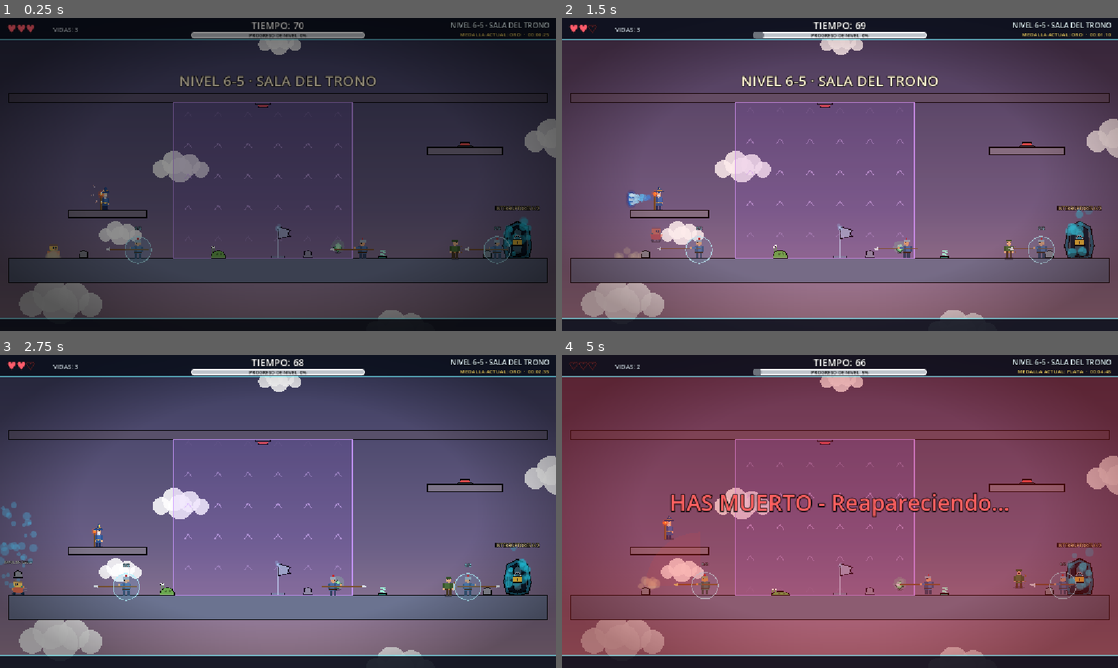
Above: before the commit, frames 1-4 (two rows, left to right).
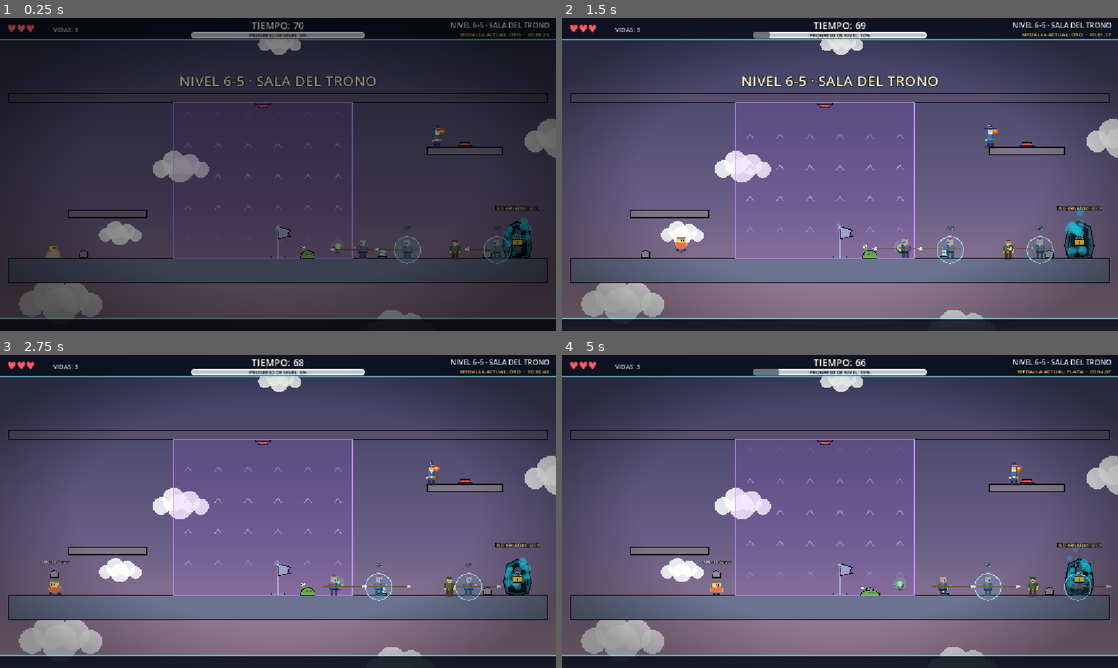
Above: after the commit, the same moments.

Repository: francoNicolasAlvarez/Plataformero_editable
Game: Godot game, scene res://scenes/levels/level_thirty.tscn
The game is run twice, just before and just after one commit, with the same random seed, the same clock (stepped at 60 frames per second) and the same inputs. This scene is started directly instead of the project's main scene.
Inputs (mouse positions are in pixels of both pictures, inside the frame that each line leads up to):
- Up to frame 1 (0.25 s): no input
- Up to frame 2 (1.5 s): tap Enter (pause) at 0.5 s; move the mouse to (962, 158) at 0.52 s; hold D (move_right) 0.53-1.25 s; tap Ctrl (dash) at 0.6 s; click (962, 158) at 0.67 s; tap Space (jump) at 0.77, 1.07 s; drag from (728, 190) to (1079, 240) at 1.27 s
- Up to frame 3 (2.75 s): move the mouse to (333, 442) at 2.02 s; hold A (move_left) from 2.03 s (still down); tap Tab at 2.1 s
- Up to frame 4 (5 s): release A (move_left) at 2.75 s; drag from (812, 574) to (578, 574) at 2.77 s; move the mouse to (1006, 558) at 3.52 s; hold D (move_right) 3.53-4.25 s; tap J at 3.6 s; tap Space (jump) at 3.77, 4.07 s; drag from (673, 464) to (867, 589) at 4.27 s

The runs differ from the first frame. In frame 1, 0.7% of the frame differs, in the area x 16-81%, y 34-79%; in frame 2, 1.8%; in frame 3, 2.0%; in frame 4, 89%, in the area x 0-100%, y 2-96%.

Commit message:
Plataformas con clavos en vez de pinchos sueltos; reglas generales de diseno R1-R5 (sin enemigos en la primera mitad de la pantalla inicial) comprobadas en todos los niveles
Co-Authored-By: Claude Sonnet 5.5 <noreply@anthropic.com>

Diff:
--- a/scenes/levels/level_thirty.tscn
+++ b/scenes/levels/level_thirty.tscn
@@ -490,7 +490,7 @@
 channel = "T"
 
 [node name="ThroneMage" type="CharacterBody2D" parent="LevelThirtyGenerated" unique_id=835447104 groups=["arena_enemies", "enemies"] instance=ExtResource("18_7lo0s")]
-position = Vector2(330, 426)
+position = Vector2(1440, 216)
 collision_layer = 4
 floor_snap_length = 6.0
 script = ExtResource("19_67cg8")
@@ -508,7 +508,7 @@
 contact_damage = 25
 
 [node name="ThroneSlug" type="CharacterBody2D" parent="LevelThirtyGenerated" unique_id=342846330 groups=["arena_enemies", "enemies"] instance=ExtResource("22_li83n")]
-position = Vector2(700, 622)
+position = Vector2(1000, 622)
 collision_layer = 4
 script = ExtResource("23_5yq7m")
 
@@ -526,7 +526,7 @@
 platform_color = Color(0.49019608, 0.45490196, 0.53333336, 1)
 
 [node name="ThroneEliteA" type="CharacterBody2D" parent="LevelThirtyGenerated" unique_id=533296041 groups=["arena_enemies", "enemies"] instance=ExtResource("24_0wiu1")]
-position = Vector2(450, 610)
+position = Vector2(1350, 610)
 collision_layer = 4
 script = ExtResource("25_tli8p")
 
@@ -537,7 +537,7 @@
 
 [node name="ThroneLockA" type="Node2D" parent="LevelThirtyGenerated" unique_id=1035836343]
 z_index = 5
-position = Vector2(450, 610)
+position = Vector2(1350, 610)
 script = ExtResource("26_wwsnq")
 channel = "T"
 target = NodePath("../ThroneEliteA")
--- a/scenes/levels/level_twentyeight.tscn
+++ b/scenes/levels/level_twentyeight.tscn
@@ -786,11 +786,6 @@
 collision_mask = 2
 script = ExtResource("30_bxx4p")
 
-[node name="DungeonSlug0" type="CharacterBody2D" parent="LevelTwentyeightGenerated" unique_id=289671334 groups=["enemies"] instance=ExtResource("31_01q4e")]
-position = Vector2(2700, 622)
-collision_layer = 4
-script = ExtResource("32_y4kt0")
-
 [node name="DungeonMage0" type="CharacterBody2D" parent="LevelTwentyeightGenerated" unique_id=2077090416 groups=["enemies"] instance=ExtResource("23_gehkd")]
 position = Vector2(3650, 586)
 collision_layer = 4
@@ -804,9 +799,14 @@
 script = ExtResource("19_dun5e")
 
 [node name="DungeonSpear1" type="CharacterBody2D" parent="LevelTwentyeightGenerated" unique_id=870080979 groups=["enemies"] instance=ExtResource("18_5ccfd")]
-position = Vector2(3000, 610)
+position = Vector2(1150, 616)
 collision_layer = 4
 script = ExtResource("19_dun5e")
+
+[node name="DungeonSlug0" type="CharacterBody2D" parent="LevelTwentyeightGenerated" unique_id=289671334 groups=["enemies"] instance=ExtResource("31_01q4e")]
+position = Vector2(5250, 624)
+collision_layer = 4
+script = ExtResource("32_y4kt0")
 
 [node name="DungeonSlug1" type="CharacterBody2D" parent="LevelTwentyeightGenerated" unique_id=2030186752 groups=["enemies"] instance=ExtResource("31_01q4e")]
 position = Vector2(3900, 622)
@@ -840,7 +840,7 @@
 platform_color = Color(0.49019608, 0.45490196, 0.53333336, 1)
 
 [node name="DungeonHigh0Archer" type="CharacterBody2D" parent="LevelTwentyeightGenerated" unique_id=563247260 groups=["enemies"] instance=ExtResource("25_xpsul")]
-position = Vector2(2360, 367)
+position = Vector2(3290, 216)
 collision_layer = 4
 floor_snap_length = 6.0
 script = ExtResource("26_de8q0")
@@ -858,7 +858,7 @@
 platform_color = Color(0.49019608, 0.45490196, 0.53333336, 1)
 
 [node name="DungeonHigh1Mage" type="CharacterBody2D" parent="LevelTwentyeightGenerated" unique_id=1894519967 groups=["enemies"] instance=ExtResource("23_gehkd")]
-position = Vector2(2660, 274)
+position = Vector2(1800, 616)
 collision_layer = 4
 floor_snap_length = 6.0
 script = ExtResource("24_xqo54")
@@ -901,13 +901,8 @@
 collision_mask = 0
 sync_to_physics = false
 script = ExtResource("14_uxytu")
+kind = 3
 platform_color = Color(0.49019608, 0.45490196, 0.53333336, 1)
-
-[node name="SpikeTrap" type="Area2D" parent="LevelTwentyeightGenerated" unique_id=209322206 groups=["spikes", "traps"] instance=ExtResource("35_uechi")]
-position = Vector2(1760, 411)
-collision_layer = 0
-collision_mask = 2
-script = ExtResource("36_5hqme")
 
 [node name="DungeonAerialSaw0" type="Area2D" parent="LevelTwentyeightGenerated" unique_id=2011280864 groups=["saws", "traps"] instance=ExtResource("37_uvcyc")]
 position = Vector2(2600, 540)
--- a/scenes/levels/level_twentyfive.tscn
+++ b/scenes/levels/level_twentyfive.tscn
@@ -933,7 +933,7 @@
 auto_cycle = false
 
 [node name="CitadelSpearmanL" type="CharacterBody2D" parent="LevelTwentyfiveGenerated" unique_id=15798310 groups=["enemies"] instance=ExtResource("23_y7oxg")]
-position = Vector2(5300, 610)
+position = Vector2(5130, 616)
 collision_layer = 4
 script = ExtResource("24_bq8dv")
 
@@ -1127,13 +1127,8 @@
 collision_mask = 0
 sync_to_physics = false
 script = ExtResource("14_7tte7")
+kind = 3
 platform_color = Color(0.49019608, 0.45490196, 0.53333336, 1)
-
-[node name="SpikeTrap" type="Area2D" parent="LevelTwentyfiveGenerated" unique_id=131749657 groups=["spikes", "traps"] instance=ExtResource("36_qu73i")]
-position = Vector2(2410, 294)
-collision_layer = 0
-collision_mask = 2
-script = ExtResource("37_o1qdq")
 
 [node name="CitadelLHigh2" type="AnimatableBody2D" parent="LevelTwentyfiveGenerated" unique_id=577676024 instance=ExtResource("13_bdcto")]
 position = Vector2(2800, 444)
@@ -1444,13 +1439,8 @@
 collision_mask = 0
 sync_to_physics = false
 script = ExtResource("14_7tte7")
+kind = 3
 platform_color = Color(0.49019608, 0.45490196, 0.53333336, 1)
-
-[node name="Area2D_161" type="Area2D" parent="LevelTwentyfiveGenerated" unique_id=173948613 groups=["spikes", "traps"] instance=ExtResource("36_qu73i")]
-position = Vector2(11910, 294)
-collision_layer = 0
-collision_mask = 2
-script = ExtResource("37_o1qdq")
 
 [node name="CitadelRHigh5" type="AnimatableBody2D" parent="LevelTwentyfiveGenerated" unique_id=1258360901 instance=ExtResource("13_bdcto")]
 position = Vector2(12300, 444)
--- a/scenes/levels/level_twentynine.tscn
+++ b/scenes/levels/level_twentynine.tscn
@@ -852,7 +852,7 @@
 respawn_time = 8.0
 
 [node name="CatapultSpearman3" type="CharacterBody2D" parent="LevelTwentynineGenerated" unique_id=1024332929 groups=["enemies"] instance=ExtResource("17_wnkei")]
-position = Vector2(700, 610)
+position = Vector2(2150, 616)
 collision_layer = 4
 script = ExtResource("18_bcjo4")
 
@@ -907,7 +907,7 @@
 platform_color = Color(0.49019608, 0.45490196, 0.53333336, 1)
 
 [node name="Catapult0High0Archer" type="CharacterBody2D" parent="LevelTwentynineGenerated" unique_id=1950941859 groups=["enemies"] instance=ExtResource("19_vb100")]
-position = Vector2(860, 380)
+position = Vector2(1539, 616)
 collision_layer = 4
 floor_snap_length = 6.0
 script = ExtResource("20_epn15")
@@ -969,13 +969,8 @@
 collision_mask = 0
 sync_to_physics = false
 script = ExtResource("14_oqkin")
+kind = 3
 platform_color = Color(0.49019608, 0.45490196, 0.53333336, 1)
-
-[node name="SpikeTrap" type="Area2D" parent="LevelTwentynineGenerated" unique_id=1375194314 groups=["spikes", "traps"] instance=ExtResource("27_o4lxr")]
-position = Vector2(3660, 268)
-collision_layer = 0
-collision_mask = 2
-script = ExtResource("28_kjnlk")
 
 [node name="Catapult0High5" type="AnimatableBody2D" parent="LevelTwentynineGenerated" unique_id=1038549999 instance=ExtResource("13_0ggv1")]
 position = Vector2(4150, 431)
--- a/scenes/levels/level_twentyseven.tscn
+++ b/scenes/levels/level_twentyseven.tscn
@@ -761,7 +761,7 @@
 initial_delay = 1.6
 
 [node name="BattlementSpearman0" type="CharacterBody2D" parent="LevelTwentysevenGenerated" unique_id=2016000135 groups=["enemies"] instance=ExtResource("16_umchk")]
-position = Vector2(600, 610)
+position = Vector2(1870, 616)
 collision_layer = 4
 script = ExtResource("17_ol1fv")
 
@@ -977,7 +977,7 @@
 platform_color = Color(0.49019608, 0.45490196, 0.53333336, 1)
 
 [node name="BattlementHigh0Archer" type="CharacterBody2D" parent="LevelTwentysevenGenerated" unique_id=1916818310 groups=["enemies"] instance=ExtResource("23_oy1wa")]
-position = Vector2(810, 380)
+position = Vector2(1639, 616)
 collision_layer = 4
 floor_snap_length = 6.0
 script = ExtResource("24_gj1xq")
@@ -1007,13 +1007,8 @@
 collision_mask = 0
 sync_to_physics = false
 script = ExtResource("14_p52vn")
+kind = 3
 platform_color = Color(0.49019608, 0.45490196, 0.53333336, 1)
-
-[node name="SpikeTrap" type="Area2D" parent="LevelTwentysevenGenerated" unique_id=1235682738 groups=["spikes", "traps"] instance=ExtResource("27_ehfu3")]
-position = Vector2(1810, 242)
-collision_layer = 0
-collision_mask = 2
-script = ExtResource("28_wnc2x")
 
 [node name="BattlementHigh3" type="AnimatableBody2D" parent="LevelTwentysevenGenerated" unique_id=1377788339 instance=ExtResource("13_q1f4j")]
 position = Vector2(2050, 431)
@@ -1086,14 +1081,9 @@
 collision_mask = 0
 sync_to_physics = false
 script = ExtResource("14_p52vn")
+kind = 3
 platform_size = Vector2(220, 24)
 platform_color = Color(0.49019608, 0.45490196, 0.53333336, 1)
-
-[node name="Area2D_122" type="Area2D" parent="LevelTwentysevenGenerated" unique_id=1336824161 groups=["spikes", "traps"] instance=ExtResource("27_ehfu3")]
-position = Vector2(6516, 385)
-collision_layer = 0
-collision_mask = 2
-script = ExtResource("28_wnc2x")
 
 [node name="FinalHigh4" type="AnimatableBody2D" parent="LevelTwentysevenGenerated" unique_id=139715127 instance=ExtResource("13_q1f4j")]
 position = Vector2(6850, 262)
--- a/scenes/levels/level_twentysix.tscn
+++ b/scenes/levels/level_twentysix.tscn
@@ -669,7 +669,7 @@
 script = ExtResource("15_rxc4a")
 
 [node name="MoatSpearman0" type="CharacterBody2D" parent="LevelTwentysixGenerated" unique_id=116408453 groups=["enemies"] instance=ExtResource("16_ocek8")]
-position = Vector2(820, 610)
+position = Vector2(1019, 616)
 collision_layer = 4
 script = ExtResource("17_dl281")
 
@@ -809,7 +809,7 @@
 script = ExtResource("17_dl281")
 
 [node name="MoatSpearman4" type="CharacterBody2D" parent="LevelTwentysixGenerated" unique_id=2039843257 groups=["enemies"] instance=ExtResource("16_ocek8")]
-position = Vector2(350, 610)
+position = Vector2(1859, 616)
 collision_layer = 4
 script = ExtResource("17_dl281")
 
@@ -862,7 +862,7 @@
 platform_color = Color(0.49019608, 0.45490196, 0.53333336, 1)
 
 [node name="Moat0High0Archer" type="CharacterBody2D" parent="LevelTwentysixGenerated" unique_id=1213364585 groups=["enemies"] instance=ExtResource("19_8lh02")]
-position = Vector2(606, 380)
+position = Vector2(1019, 278)
 collision_layer = 4
 floor_snap_length = 6.0
 script = ExtResource("20_kfiij")
@@ -877,13 +877,8 @@
 collision_mask = 0
 sync_to_physics = false
 script = ExtResource("14_blem3")
+kind = 3
 platform_color = Color(0.49019608, 0.45490196, 0.53333336, 1)
-
-[node name="SpikeTrap" type="Area2D" parent="LevelTwentysixGenerated" unique_id=789569840 groups=["spikes", "traps"] instance=ExtResource("31_uwhsr")]
-position = Vector2(1060, 294)
-collision_layer = 0
-collision_mask = 2
-script = ExtResource("32_hh4pc")
 
 [node name="Moat0High2" type="AnimatableBody2D" parent="LevelTwentysixGenerated" unique_id=406687837 instance=ExtResource("13_jid8j")]
 position = Vector2(1950, 431)
@@ -985,13 +980,8 @@
 collision_mask = 0
 sync_to_physics = false
 script = ExtResource("14_blem3")
+kind = 3
 platform_color = Color(0.49019608, 0.45490196, 0.53333336, 1)
-
-[node name="Area2D_111" type="Area2D" parent="LevelTwentysixGenerated" unique_id=708359897 groups=["spikes", "traps"] instance=ExtResource("31_uwhsr")]
-position = Vector2(6160, 424)
-collision_layer = 0
-collision_mask = 2
-script = ExtResource("32_hh4pc")
 
 [node name="Moat1High3" type="AnimatableBody2D" parent="LevelTwentysixGenerated" unique_id=1764958655 instance=ExtResource("13_jid8j")]
 position = Vector2(6500, 314)
--- a/scenes/levels/level_twentytwo.tscn
+++ b/scenes/levels/level_twentytwo.tscn
@@ -787,12 +787,12 @@
 auto_cycle = false
 
 [node name="BellSlug0" type="CharacterBody2D" parent="LevelTwentytwoGenerated" unique_id=2051634874 groups=["enemies"] instance=ExtResource("17_kw5qg")]
-position = Vector2(420, 2282)
+position = Vector2(1019, 2284)
 collision_layer = 4
 script = ExtResource("18_fhtw6")
 
 [node name="BellSpearman0" type="CharacterBody2D" parent="LevelTwentytwoGenerated" unique_id=1254953943 groups=["enemies"] instance=ExtResource("19_75enl")]
-position = Vector2(880, 2270)
+position = Vector2(1219, 2276)
 collision_layer = 4
 script = ExtResource("20_kgdu3")
 
@@ -804,7 +804,7 @@
 shoot_range = 520.0
 
 [node name="BellArcher1" type="CharacterBody2D" parent="LevelTwentytwoGenerated" unique_id=834766715 groups=["enemies"] instance=ExtResource("23_rwb6p")]
-position = Vector2(640, 1828)
+position = Vector2(1679, 1856)
 collision_layer = 4
 floor_snap_length = 6.0
 script = ExtResource("24_w6hwh")
@@ -827,7 +827,7 @@
 script = ExtResource("20_kgdu3")
 
 [node name="BellSlug2" type="CharacterBody2D" parent="LevelTwentytwoGenerated" unique_id=1877391671 groups=["enemies"] instance=ExtResource("17_kw5qg")]
-position = Vector2(700, 1442)
+position = Vector2(1019, 1444)
 collision_layer = 4
 script = ExtResource("18_fhtw6")
 
--- a/scenes/levels/level_two.tscn
+++ b/scenes/levels/level_two.tscn
@@ -1702,7 +1702,7 @@
 patrol_distance = 240.0
 
 [node name="RangedEnemy" type="CharacterBody2D" parent="LevelTwoGenerated" unique_id=903243398 groups=["enemies"] instance=ExtResource("33_v8wi8")]
-position = Vector2(855, 378)
+position = Vector2(1059, 282)
 collision_layer = 4
 floor_snap_length = 6.0
 script = ExtResource("34_x1bdu")
@@ -1720,7 +1720,7 @@
 contact_damage = 25
 
 [node name="CharacterBody2D_89" type="CharacterBody2D" parent="LevelTwoGenerated" unique_id=514423294 groups=["enemies"] instance=ExtResource("31_t3n7v")]
-position = Vector2(575, 472)
+position = Vector2(1239, 616)
 collision_layer = 4
 collision_mask = 3
 floor_snap_length = 6.0
--- a/scripts/levels/fortress_kit.gd
+++ b/scripts/levels/fortress_kit.gd
@@ -135,7 +135,10 @@
 
 ## Fila de plataformas altas (2026-11-24). Cada entrada: [x, superficie, ancho,
 ## enemigo ("archer" | "mage" | "spear" | ""), trampa ("mine" | "spike" | "")].
-## Las plataformas son fijas; la trampa va al lado del enemigo.
+## Las plataformas son fijas; la mina va al lado del enemigo.
+## "spike" (2026-11-27): la plataforma pasa a ser del tipo con clavos en los
+## bordes y el centro libre (`Platform.Kind.SPIKED`) en vez de llevar un
+## pincho suelto encima.
 static func high_row(world: Node2D, prefix: String, specs: Array) -> void:
 	for i in specs.size():
 		var spec: Array = specs[i]
@@ -143,7 +146,8 @@
 		var top: float = GROUND - (GROUND - float(spec[1])) * HIGH_HEIGHT_SCALE
 		var width: float = spec[2]
 		var node_name := "%sHigh%d" % [prefix, i]
-		DesertKit.platform(world, Vector2(x, top + 12.0), Vector2(width, 24.0), BRICK, Platform.Kind.STATIC, node_name)
+		var kind := Platform.Kind.SPIKED if String(spec[4]) == "spike" else Platform.Kind.STATIC
+		DesertKit.platform(world, Vector2(x, top + 12.0), Vector2(width, 24.0), BRICK, kind, node_name)
 		match String(spec[3]):
 			"archer":
 				DesertKit.archer(world, "%sArcher" % node_name, x - width * 0.2, top)
@@ -154,8 +158,6 @@
 		match String(spec[4]):
 			"mine":
 				TowerKit.mine(world, Vector2(x + width * 0.3, top), "%sMine" % node_name)
-			"spike":
-				DesertKit.spike(world, x + width * 0.3, top)
 
 
 ## Sierras suspendidas a media altura entre plataformas: [x, y] con su recorrido.
--- /dev/null
+++ b/scripts/levels/level_design_rules.gd
@@ -0,0 +1,59 @@
+class_name LevelDesignRules
+extends RefCounted
+## Reglas generales de diseño de niveles (2026-11-27). Fuente única para tests
+## y herramientas; el texto completo de cada regla está en DISENO_NIVELES.md
+## (sección "Reglas generales") y en `.opencode/agent/levels-world.md`.
+##
+## R1 Salida a la vista: ningún enemigo en la PRIMERA MITAD de la pantalla
+##    inicial (la mitad del lado por el que se empieza: la izquierda si el
+##    portal está a la derecha, la derecha si el nivel va hacia la izquierda).
+##    Así el jugador ve el nivel antes de que nada pueda atacarle.
+##    -> `enemies_in_start_half()`, comprobada en critical_path_smoke_test.
+## R2 Salida segura: el jugador nace apoyado y sin enemigos a < 160 px
+##    (critical_path_smoke_test).
+## R3 Espaciado: huecos entre plataformas >= 1,5x el jugador (PlatformSpacing).
+## R4 Portal y controles apoyados en suelo y dentro de la cámara
+##    (critical_path_smoke_test).
+## R5 Trampas legibles: aviso antes de dañar salvo peligros estáticos y
+##    visibles; los clavos sobre plataformas usan `Platform.Kind.SPIKED`
+##    (clavos en los bordes, centro libre), nunca un pincho suelto encima.
+
+const START_SAFE_RADIUS := 160.0
+
+
+static func start_view(level: Node2D) -> Rect2:
+	## Pantalla inicial: lo que muestra la cámara del nivel ahora mismo (llamar
+	## justo tras cargarlo, con la cámara ya colocada sobre el jugador).
+	return EnemySenses.visible_rect(level)
+
+
+static func travel_direction(level: Node2D) -> float:
+	var player := level.get_node_or_null("Player") as Node2D
+	var portal := level.get_node_or_null("ExitPortal") as Node2D
+	if player == null or portal == null:
+		return 1.0
+	var start: Vector2 = level.get_meta("start_point", player.global_position)
+	return -1.0 if portal.global_position.x < start.x else 1.0
+
+
+static func start_half(level: Node2D) -> Rect2:
+	## Primera mitad de la pantalla inicial según el sentido del recorrido.
+	var view := start_view(level)
+	var half := Rect2(view.position, Vector2(view.size.x * 0.5, view.size.y))
+	if travel_direction(level) < 0.0:
+		half.position.x += view.size.x * 0.5
+	return half
+
+
+static func enemies_in_start_half(level: Node2D) -> Array[Node2D]:
+	## R1: enemigos (grupo "enemies") dentro de la primera mitad de la pantalla
+	## inicial. Debe devolver una lista vacía.
+	var half := start_half(level)
+	var found: Array[Node2D] = []
+	if half.size == Vector2.ZERO:
+		return found
+	for enemy in level.get_tree().get_nodes_in_group("enemies"):
+		var node := enemy as Node2D
+		if node != null and level.is_ancestor_of(node) and half.has_point(node.global_position):
+			found.append(node)
+	return found
--- a/scripts/levels/level_thirty_layout.gd
+++ b/scripts/levels/level_thirty_layout.gd
@@ -39,13 +39,16 @@
 	var ceiling_button := FortressKit.button(world, Vector2(850.0, CEILING_Y + CEILING_THICKNESS), "T", "ThroneButtonCeiling")
 	ceiling_button.scale = Vector2(1.0, -1.0)
 	# Soldados de la arena (cuentan para la victoria).
-	var mage := DesertKit.mage(world, "ThroneMage", 330.0, 480.0)
+	# R1 (2026-11-27): ningún enemigo en la primera mitad de la pantalla inicial
+	# (x < ~930): el mago sube a la cornisa alta y la babosa y la élite A se
+	# mueven a la mitad derecha de la arena.
+	var mage := DesertKit.mage(world, "ThroneMage", 1440.0, HIGH_LEDGE_TOP)
 	var archer := DesertKit.archer(world, "ThroneArcher", 1500.0, G)
-	var slug := DesertKit.slug(world, "ThroneSlug", 700.0, G)
+	var slug := DesertKit.slug(world, "ThroneSlug", 1000.0, G)
 	var spear := DesertKit.spearman(world, "ThroneSpearman", 1200.0, G)
 	FortressKit.ledge(world, 200.0, 460.0, 480.0, "ThroneLedgeLeft")
 	# Élite con escudo: dos lanceros que caen con los dos botones (canal T).
-	var elite_a := DesertKit.spearman(world, "ThroneEliteA", 450.0, G)
+	var elite_a := DesertKit.spearman(world, "ThroneEliteA", 1350.0, G)
 	var elite_b := DesertKit.spearman(world, "ThroneEliteB", 1650.0, G)
 	FortressKit.lock(world, elite_a, "T", "ThroneLockA")
 	FortressKit.lock(world, elite_b, "T", "ThroneLockB")
--- a/scripts/levels/level_twentyeight_layout.gd
+++ b/scripts/levels/level_twentyeight_layout.gd
@@ -62,10 +62,12 @@
 	DesertKit.herb(world, 2650.0, G)
 	DesertKit.herb(world, 3800.0, G)
 	# Más enemigos en el patio (espaciados), plataformas altas con trampas.
-	DesertKit.slug(world, "DungeonSlug0", 2700.0, G)
+	# R1 (2026-11-27): nada en la primera mitad de la pantalla inicial (x < ~3200):
+	# la babosa pasa a la celda derecha y el lancero 1 a la celda izquierda.
+	DesertKit.slug(world, "DungeonSlug0", 5250.0, G)
 	DesertKit.mage(world, "DungeonMage0", 3650.0, G)
 	DesertKit.spearman(world, "DungeonSpear0", 4450.0, G)
-	DesertKit.spearman(world, "DungeonSpear1", 3000.0, G)
+	DesertKit.spearman(world, "DungeonSpear1", 1150.0, G)
 	DesertKit.slug(world, "DungeonSlug1", 3900.0, G)
 	DesertKit.spearman(world, "DungeonSpear2", 4700.0, G)
 	TowerKit.mine(world, Vector2(2350.0, G), "DungeonMine0")
--- a/tests/critical_path_smoke_test.gd
+++ b/tests/critical_path_smoke_test.gd
@@ -9,6 +9,9 @@
 ## 4. La escena siguiente existe (la cadena de niveles no se rompe).
 ## 5. Entrar en el portal completa el nivel; si el portal empieza bloqueado
 ##    (niveles con condición de victoria) se comprueba que no lo completa.
+## 6. Reglas generales de `LevelDesignRules` (2026-11-27): R1 ningún enemigo en
+##    la primera mitad de la pantalla inicial; R5 ningún pincho suelto sobre
+##    una plataforma (se usa la plataforma con clavos en los bordes).
 ## Ejecutar con:
 ## godot --headless --path . --script res://tests/critical_path_smoke_test.gd
 
@@ -55,6 +58,14 @@
 			close += 1
 	_check(close == 0, "%s: ningún enemigo nace a menos de %d px del jugador" % [tag, int(SPAWN_SAFE_RADIUS)])
 
+	var early := LevelDesignRules.enemies_in_start_half(level)
+	var names: Array[String] = []
+	for enemy in early:
+		names.append(String(enemy.name))
+	_check(early.is_empty(), "%s: R1 ningún enemigo en la primera mitad de la pantalla inicial %s" % [tag, str(names)])
+	var loose := _loose_spikes_on_platforms(level)
+	_check(loose.is_empty(), "%s: R5 sin pinchos sueltos sobre plataformas %s" % [tag, str(loose)])
+
 	var camera := level.get_node("Camera") as Camera2D
 	var portal := level.get_node("ExitPortal") as ExitPortal
 	_check(_has_surface(level, portal.global_position, down), "%s: el portal tiene suelo debajo" % tag)
@@ -84,6 +95,25 @@
 		await process_frame
 
 
+func _loose_spikes_on_platforms(level: Node) -> Array[String]:
+	## Pinchos sueltos (no hijos de una plataforma) apoyados en la cara superior
+	## de una plataforma fina (< 60 px: no el suelo).
+	var found: Array[String] = []
+	var platforms := level.find_children("*", "Platform", true, false)
+	for spike in get_nodes_in_group("spikes"):
+		if not level.is_ancestor_of(spike) or spike.get_parent() is Platform:
+			continue
+		var at: Vector2 = (spike as Node2D).global_position
+		for node in platforms:
+			var platform := node as Platform
+			if platform.platform_size.y >= 60.0:
+				continue
+			var rect := Rect2(platform.global_position - platform.platform_size * 0.5, platform.platform_size)
+			if at.x >= rect.position.x - 4.0 and at.x <= rect.end.x + 4.0 and absf(at.y + 8.0 - rect.position.y) < 14.0:
+				found.append(String(spike.name))
+	return found
+
+
 func _has_surface(level: Node, point: Vector2, down: float) -> bool:
 	var space := (level as Node2D).get_world_2d().direct_space_state
 	var query := PhysicsRayQueryParameters2D.create(point, point + Vector2(0.0, SURFACE_PROBE * down), 1)
Not shown, changed: scenes/levels/level_three.tscn
Not shown, added: scripts/levels/level_design_rules.gd.uid
Not shown, changed: .opencode/agent/levels-world.md
Not shown, changed: AGENTS.md
Not shown, changed: DISENO_NIVELES.md
